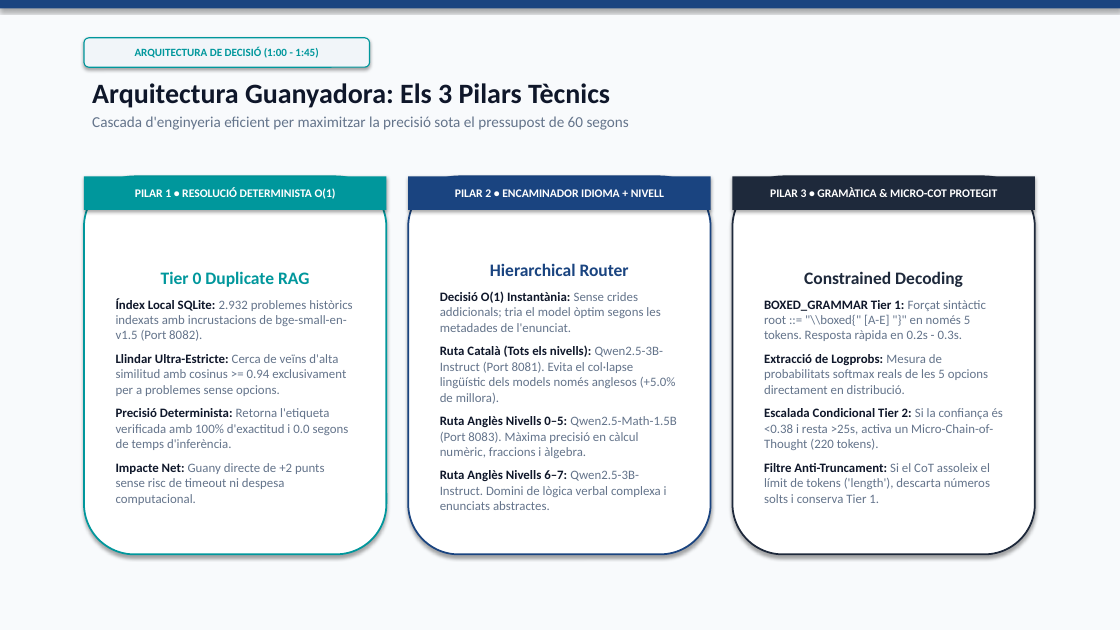
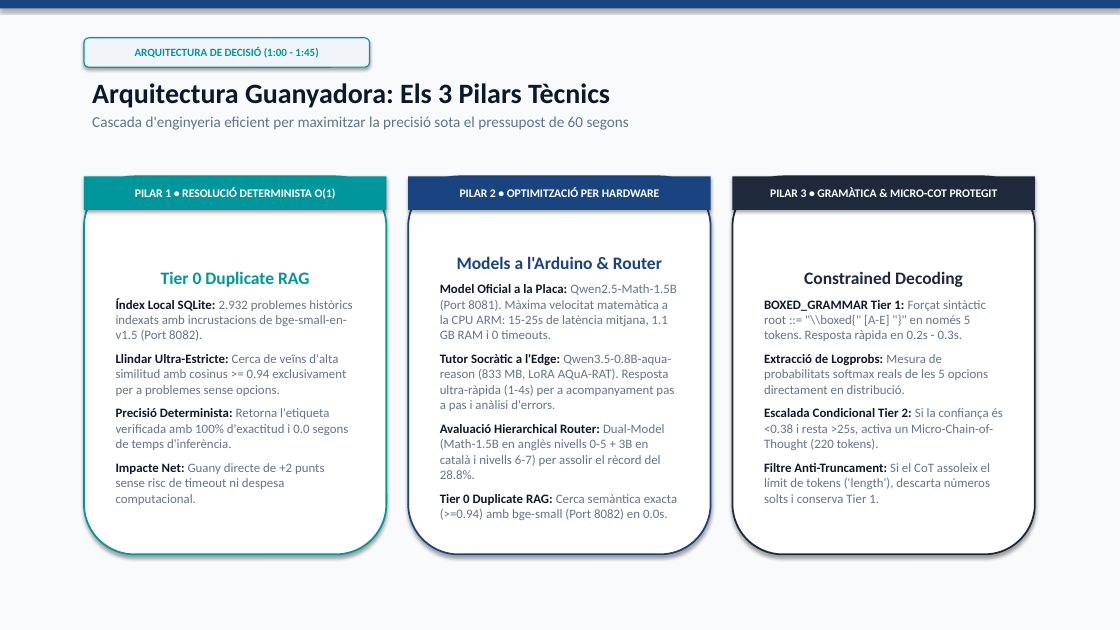
Before and after one commit to marcsanchezsala/datathon-UPC-maths-qualcomm-arduino-unoq, a slide deck: slide 3 of pitch_presentation.pptx. Drawn at 1120x630 pixels with LibreOffice and Linux fonts; fonts in the diff are those of the drawing. Boxes give left, top, right and bottom in pixels: in the first picture for what was removed or moved away, otherwise in the second. Text is boxed around its words. In the diff, an @@ line names an element or a change of style, - is before the commit and + after.

Commit message:
docs: align documentation and presentations with Arduino on-board models (Math-1.5B solver & Qwen3.5-0.8B-aqua tutor)

```diff
--- a/pitch_presentation.pptx
+++ b/pitch_presentation.pptx
@@ text in rectangle at <box>460,188,659,197</box>: text changed @@
-PILAR 2 • ENCAMINADOR IDIOMA + NIVELL
+PILAR 2 • OPTIMITZACIÓ PER HARDWARE
@@ text in rounded rectangle at <box>440,256,677,520</box>: text changed @@
-Hierarchical Router
-Decisió O(1) Instantània: Sense crides addicionals; tria el model òptim segons les metadades de l'enunciat.
-Ruta Català (Tots els nivells): Qwen2.5-3B-Instruct (Port 8081). Evita el col·lapse lingüístic dels models només anglesos (+5.0% de millora).
-Ruta Anglès Nivells 0–5: Qwen2.5-Math-1.5B (Port 8083). Màxima precisió en càlcul numèric, fraccions i àlgebra.
-Ruta Anglès Nivells 6–7: Qwen2.5-3B-Instruct. Domini de lògica verbal complexa i enunciats abstractes.
+Models a l'Arduino & Router
+Model Oficial a la Placa: Qwen2.5-Math-1.5B (Port 8081). Màxima velocitat matemàtica a la CPU ARM: 15-25s de latència mitjana, 1.1 GB RAM i 0 timeouts.
+Tutor Socràtic a l'Edge: Qwen3.5-0.8B-aqua-reason (833 MB, LoRA AQuA-RAT). Resposta ultra-ràpida (1-4s) per a acompanyament pas a pas i anàlisi d'errors.
+Avaluació Hierarchical Router: Dual-Model (Math-1.5B en anglès nivells 0-5 + 3B en català i nivells 6-7) per assolir el rècord del 28.8%.
+Tier 0 Duplicate RAG: Cerca semàntica exacta (>=0.94) amb bge-small (Port 8082) en 0.0s.
```
Also in this commit, not shown: 2 other slides changed, 8 other files.
